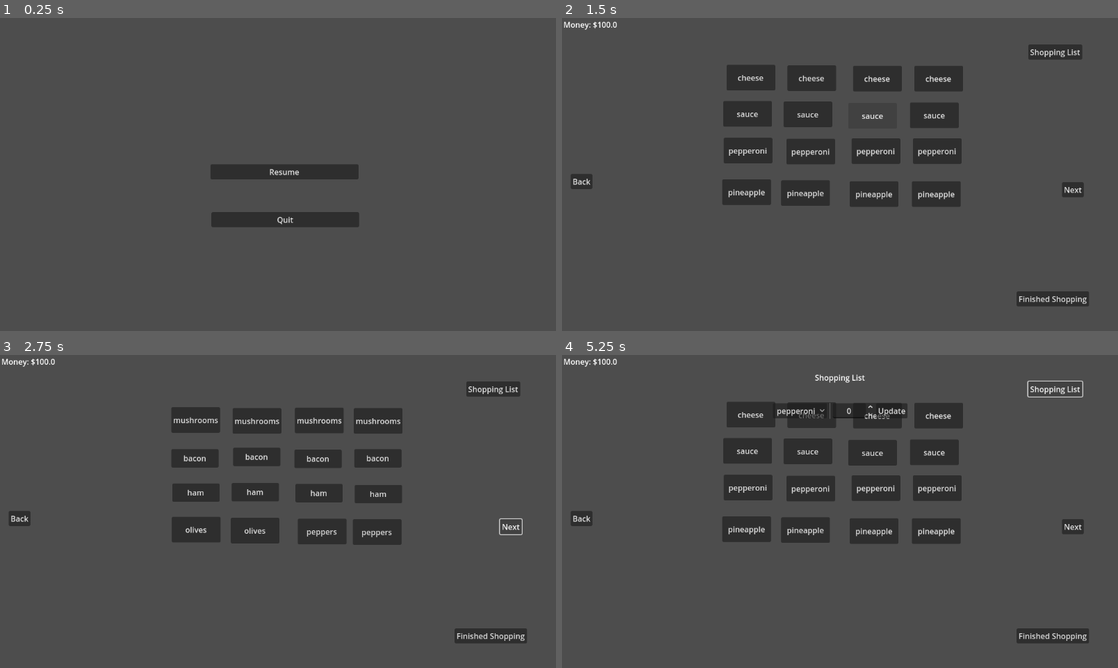
Above: before the commit, frames 1-4 (two rows, left to right).
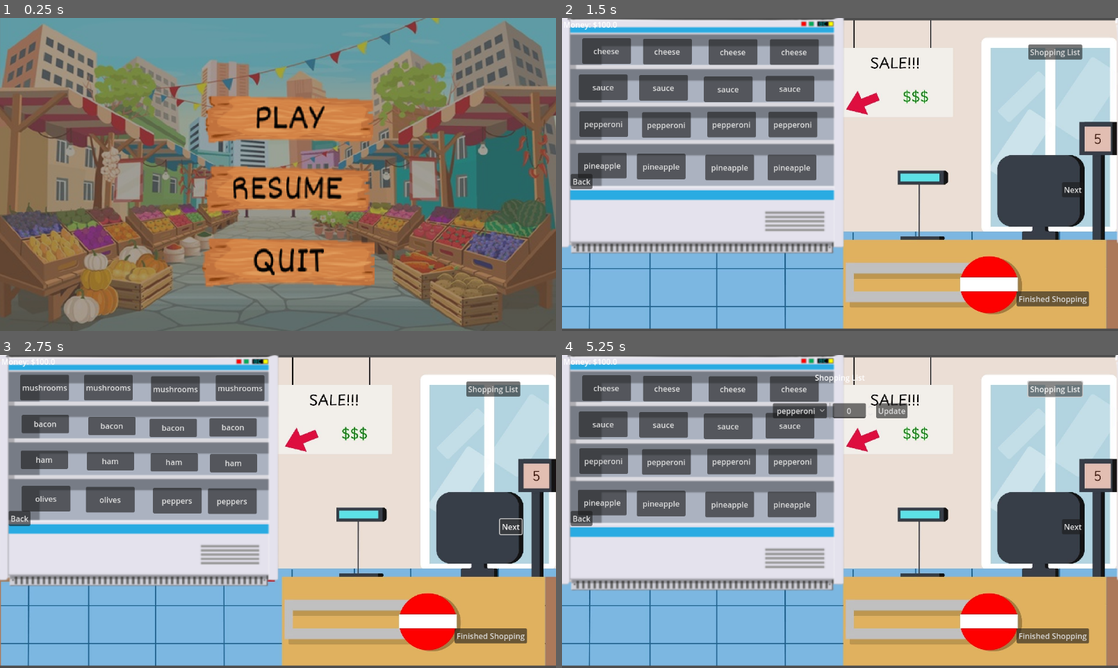
Above: after the commit, the same moments.

Repository: Leone2004/LandLockedLigersGame
Game: Godot game, scene res://Scenes/mainmenu.tscn
Two runs of this game, one before a commit and one after it. Both use one fixed random seed, a clock stepped at 60 frames per second and the inputs below. The engine's default icon, where the game draws it, is replaced by a stand-in: a white triangle on a blue panel in a dark square.
Inputs (mouse positions are in pixels of both pictures, inside the frame that each line leads up to; where the layout moved, square brackets give the same spot in the first picture):
- Up to frame 1 (0.25 s): no input
- Up to frame 2 (1.5 s): click (845, 190) [845, 171] at 0.5 s; click (851, 118) [845, 121] at 1.25 s
- Up to frame 3 (2.75 s): click "Next" at 2 s
- Up to frame 4 (5.25 s): click "Next" at 2.75 s; click "Finished Shopping" at 3.5 s; click "Done!" at 4.25 s; click "Shopping List" at 5 s

The runs differ from the first frame. In frame 1, 91% of the frame differs, in the area x 0-100%, y 0-100%; in frame 2, 85%; in frame 3, 87%; in frame 4, 85%.

Commit message:
adding the fun stuff

Diff:
--- a/cookingupsuccessgame/Main_Music.tscn
+++ b/cookingupsuccessgame/Main_Music.tscn
@@ -6,3 +6,4 @@
 stream = ExtResource("1_xrb1n")
 volume_db = -1.0
 autoplay = true
+max_distance = 100000.0
--- a/cookingupsuccessgame/Scenes/GroceryStore.tscn
+++ b/cookingupsuccessgame/Scenes/GroceryStore.tscn
@@ -1,7 +1,8 @@
-[gd_scene load_steps=4 format=3 uid="uid://ytwvoc765rk3"]
+[gd_scene load_steps=5 format=3 uid="uid://ytwvoc765rk3"]
 
 [ext_resource type="Script" uid="uid://brx8kajls5irq" path="res://Scripts/ShoppingStoreButtons.gd" id="1_6pps0"]
-[ext_resource type="Texture2D" uid="uid://bgetao2if1rhi" path="res://Art/Final Cooking up Success Image folder/Equipment/Shopping shelf.png" id="3_45mn4"]
+[ext_resource type="Texture2D" uid="uid://edyokx505sba" path="res://Art/Final Cooking up Success Image folder 2/Background images/Grocery Background.jpg" id="3_45mn4"]
+[ext_resource type="Texture2D" uid="uid://5gnwamavmr6o" path="res://Art/Final Cooking up Success Image folder 2/Equipment/Shopping shelf.png" id="3_bneo4"]
 [ext_resource type="PackedScene" uid="uid://dvhspowe5pn6t" path="res://Scenes/shopping_list.tscn" id="3_d07kg"]
 
 [node name="ShoppingScene" type="Node2D"]
@@ -62,10 +63,10 @@
 [node name="pepperoni" type="Button" parent="Control"]
 layout_mode = 1
 anchors_preset = -1
-anchor_left = -0.15
-anchor_top = -0.8
-anchor_right = -0.15
-anchor_bottom = -0.8
+anchor_left = -7.625
+anchor_top = -2.175
+anchor_right = -7.625
+anchor_bottom = -2.175
 offset_left = -235.0
 offset_top = -44.0
 offset_right = -134.0
@@ -76,10 +77,10 @@
 [node name="pepperoni2" type="Button" parent="Control"]
 layout_mode = 1
 anchors_preset = -1
-anchor_left = 0.15
-anchor_top = -0.75
-anchor_right = 0.15
-anchor_bottom = -0.75
+anchor_left = -7.325
+anchor_top = -2.125
+anchor_right = -7.325
+anchor_bottom = -2.125
 offset_left = -117.0
 offset_top = -44.0
 offset_right = -16.0
@@ -90,10 +91,10 @@
 [node name="pepperoni3" type="Button" parent="Control"]
 layout_mode = 1
 anchors_preset = -1
-anchor_left = -0.05
-anchor_top = -0.775
-anchor_right = -0.05
-anchor_bottom = -0.775
+anchor_left = -7.525
+anchor_top = -2.15
+anchor_right = -7.525
+anchor_bottom = -2.15
 offset_left = 26.0
 offset_top = -44.0
 offset_right = 127.0
@@ -104,10 +105,10 @@
 [node name="pepperoni4" type="Button" parent="Control"]
 layout_mode = 1
 anchors_preset = -1
-anchor_left = 0.2
-anchor_top = -0.775
-anchor_right = 0.2
-anchor_bottom = -0.775
+anchor_left = -7.275
+anchor_top = -2.15
+anchor_right = -7.275
+anchor_bottom = -2.15
 offset_left = 143.0
 offset_top = -44.0
 offset_right = 244.0
@@ -118,10 +119,10 @@
 [node name="cheese" type="Button" parent="Control"]
 layout_mode = 1
 anchors_preset = -1
-anchor_left = -0.075
-anchor_top = -1.3
-anchor_right = -0.075
-anchor_bottom = -1.3
+anchor_left = -7.55
+anchor_top = -2.675
+anchor_right = -7.55
+anchor_bottom = -2.675
 offset_left = -232.0
 offset_top = -175.0
 offset_right = -131.0
@@ -132,10 +133,10 @@
 [node name="cheese2" type="Button" parent="Control"]
 layout_mode = 1
 anchors_preset = -1
-anchor_left = 0.15
-anchor_top = -1.275
-anchor_right = 0.15
-anchor_bottom = -1.275
+anchor_left = -7.325
+anchor_top = -2.65
+anchor_right = -7.325
+anchor_bottom = -2.65
 offset_left = -115.0
 offset_top = -175.0
 offset_right = -14.0
@@ -146,10 +147,10 @@
 [node name="cheese3" type="Button" parent="Control"]
 layout_mode = 1
 anchors_preset = -1
-anchor_left = -0.05
-anchor_top = -1.275
-anchor_right = -0.05
-anchor_bottom = -1.275
+anchor_left = -7.525
+anchor_top = -2.65
+anchor_right = -7.525
+anchor_bottom = -2.65
 offset_left = 29.0
 offset_top = -174.0
 offset_right = 130.0
@@ -160,10 +161,10 @@
 [node name="cheese4" type="Button" parent="Control"]
 layout_mode = 1
 anchors_preset = -1
-anchor_left = 0.35
-anchor_top = -1.275
-anchor_right = 0.35
-anchor_bottom = -1.275
+anchor_left = -7.125
+anchor_top = -2.65
+anchor_right = -7.125
+anchor_bottom = -2.65
 offset_left = 140.0
 offset_top = -174.0
 offset_right = 241.0
@@ -174,8 +175,10 @@
 [node name="mushrooms" type="Button" parent="Control"]
 layout_mode = 1
 anchors_preset = -1
-anchor_top = -1.025
-anchor_bottom = -1.025
+anchor_left = -7.825
+anchor_top = -2.7
+anchor_right = -7.825
+anchor_bottom = -2.7
 offset_left = 931.0
 offset_top = -175.0
 offset_right = 1032.0
@@ -186,10 +189,10 @@
 [node name="mushrooms2" type="Button" parent="Control"]
 layout_mode = 1
 anchors_preset = -1
-anchor_left = 0.025
-anchor_top = -0.975
-anchor_right = 0.025
-anchor_bottom = -0.975
+anchor_left = -7.675
+anchor_top = -2.7
+anchor_right = -7.675
+anchor_bottom = -2.7
 offset_left = 1057.0
 offset_top = -175.0
 offset_right = 1158.0
@@ -200,8 +203,10 @@
 [node name="mushrooms3" type="Button" parent="Control"]
 layout_mode = 1
 anchors_preset = -1
-anchor_top = -1.0
-anchor_bottom = -1.0
+anchor_left = -7.45
+anchor_top = -2.625
+anchor_right = -7.45
+anchor_bottom = -2.625
 offset_left = 1187.0
 offset_top = -175.0
 offset_right = 1288.0
@@ -212,10 +217,10 @@
 [node name="mushrooms4" type="Button" parent="Control"]
 layout_mode = 1
 anchors_preset = -1
-anchor_left = 0.225
-anchor_top = -0.95
-anchor_right = 0.225
-anchor_bottom = -0.95
+anchor_left = -6.925
+anchor_top = -2.65
+anchor_right = -6.925
+anchor_bottom = -2.65
 offset_left = 1300.0
 offset_top = -176.0
 offset_right = 1401.0
@@ -226,10 +231,10 @@
 [node name="pineapple" type="Button" parent="Control"]
 layout_mode = 1
 anchors_preset = -1
-anchor_left = -0.2
-anchor_top = -0.4
-anchor_right = -0.2
-anchor_bottom = -0.4
+anchor_left = -7.675
+anchor_top = -1.775
+anchor_right = -7.675
+anchor_bottom = -1.775
 offset_left = -236.0
 offset_top = 26.0
 offset_right = -135.0
@@ -240,10 +245,10 @@
 [node name="pineapple2" type="Button" parent="Control"]
 layout_mode = 1
 anchors_preset = -1
-anchor_left = 0.05
-anchor_top = -0.35
-anchor_right = 0.05
-anchor_bottom = -0.35
+anchor_left = -7.425
+anchor_top = -1.725
+anchor_right = -7.425
+anchor_bottom = -1.725
 offset_left = -124.0
 offset_top = 26.0
 offset_right = -23.0
@@ -254,8 +259,10 @@
 [node name="pineapple3" type="Button" parent="Control"]
 layout_mode = 1
 anchors_preset = -1
-anchor_top = -0.3
-anchor_bottom = -0.3
+anchor_left = -7.475
+anchor_top = -1.675
+anchor_right = -7.475
+anchor_bottom = -1.675
 offset_left = 20.0
 offset_top = 26.0
 offset_right = 121.0
@@ -266,10 +273,10 @@
 [node name="pineapple4" type="Button" parent="Control"]
 layout_mode = 1
 anchors_preset = -1
-anchor_left = 0.25
-anchor_top = -0.3
-anchor_right = 0.25
-anchor_bottom = -0.3
+anchor_left = -7.225
+anchor_top = -1.675
+anchor_right = -7.225
+anchor_bottom = -1.675
 offset_left = 139.0
 offset_top = 26.0
 offset_right = 240.0
@@ -280,10 +287,10 @@
 [node name="sauce" type="Button" parent="Control"]
 layout_mode = 1
 anchors_preset = -1
-anchor_left = -0.1
-anchor_top = -1.05
-anchor_right = -0.1
-anchor_bottom = -1.05
+anchor_left = -7.575
+anchor_top = -2.425
+anchor_right = -7.575
+anchor_bottom = -2.425
 offset_left = -238.0
 offset_top = -110.0
 offset_right = -137.0
@@ -294,10 +301,10 @@
 [node name="sauce2" type="Button" parent="Control"]
 layout_mode = 1
 anchors_preset = -1
-anchor_left = 0.125
-anchor_top = -1.075
-anchor_right = 0.125
-anchor_bottom = -1.075
+anchor_left = -7.35
+anchor_top = -2.45
+anchor_right = -7.35
+anchor_bottom = -2.45
 offset_left = -122.0
 offset_top = -108.0
 offset_right = -21.0
@@ -308,10 +315,10 @@
 [node name="sauce3" type="Button" parent="Control"]
 layout_mode = 1
 anchors_preset = -1
-anchor_left = -0.075
-anchor_top = -1.0
-anchor_right = -0.075
-anchor_bottom = -1.0
+anchor_left = -7.55
+anchor_top = -2.375
+anchor_right = -7.55
+anchor_bottom = -2.375
 offset_left = 20.0
 offset_top = -108.0
 offset_right = 121.0
@@ -322,10 +329,10 @@
 [node name="sauce4" type="Button" parent="Control"]
 layout_mode = 1
 anchors_preset = -1
-anchor_left = 0.2
-anchor_top = -1.025
-anchor_right = 0.2
-anchor_bottom = -1.025
+anchor_left = -7.275
+anchor_top = -2.4
+anchor_right = -7.275
+anchor_bottom = -2.4
 offset_left = 137.0
 offset_top = -108.0
 offset_right = 238.0
@@ -334,7 +341,12 @@
 metadata/_edit_use_anchors_ = true
 
 [node name="olives" type="Button" parent="Control"]
-layout_mode = 0
+layout_mode = 1
+anchors_preset = -1
+anchor_left = -7.775
+anchor_top = -1.6
+anchor_right = -7.775
+anchor_bottom = -1.6
 offset_left = 932.0
 offset_top = 11.0
 offset_right = 1033.0
@@ -345,10 +357,10 @@
 [node name="olives2" type="Button" parent="Control"]
 layout_mode = 1
 anchors_preset = -1
-anchor_left = -0.1
-anchor_top = 0.05
-anchor_right = -0.1
-anchor_bottom = 0.05
+anchor_left = -7.6
+anchor_top = -1.55
+anchor_right = -7.6
+anchor_bottom = -1.55
 offset_left = 1058.0
 offset_top = 11.0
 offset_right = 1159.0
@@ -359,10 +371,10 @@
 [node name="peppers" type="Button" parent="Control"]
 layout_mode = 1
 anchors_preset = -1
-anchor_left = 0.4
-anchor_top = 0.05
-anchor_right = 0.4
-anchor_bottom = 0.05
+anchor_left = -7.1
+anchor_top = -1.55
+anchor_right = -7.1
+anchor_bottom = -1.55
 offset_left = 1177.0
 offset_top = 13.0
 offset_right = 1278.0
@@ -373,10 +385,10 @@
 [node name="peppers2" type="Button" parent="Control"]
 layout_mode = 1
 anchors_preset = -1
-anchor_left = 0.225
-anchor_top = 0.05
-anchor_right = 0.225
-anchor_bottom = 0.05
+anchor_left = -7.275
+anchor_top = -1.55
+anchor_right = -7.275
+anchor_bottom = -1.55
 offset_left = 1298.0
 offset_top = 14.0
 offset_right = 1399.0
@@ -387,10 +399,10 @@
 [node name="bacon" type="Button" parent="Control"]
 layout_mode = 1
 anchors_preset = -1
-anchor_left = -0.1
-anchor_top = -0.925
-anchor_right = -0.1
-anchor_bottom = -0.925
+anchor_left = -7.85
+anchor_top = -2.7
+anchor_right = -7.85
+anchor_bottom = -2.7
 offset_left = 935.0
 offset_top = -92.0
 offset_right = 1033.0
@@ -402,10 +414,10 @@
 [node name="bacon2" type="Button" parent="Control"]
 layout_mode = 1
 anchors_preset = -1
-anchor_left = 0.05
-anchor_top = -1.0
-anchor_right = 0.05
-anchor_bottom = -1.0
+anchor_left = -7.45
+anchor_top = -2.6
+anchor_right = -7.45
+anchor_bottom = -2.6
 offset_left = 1057.0
 offset_top = -92.0
 offset_right = 1155.0
@@ -417,10 +429,10 @@
 [node name="bacon3" type="Button" parent="Control"]
 layout_mode = 1
 anchors_preset = -1
-anchor_left = -0.025
-anchor_top = -0.9
-anchor_right = -0.025
-anchor_bottom = -0.9
+anchor_left = -7.525
+anchor_top = -2.5
+anchor_right = -7.525
+anchor_bottom = -2.5
 offset_left = 1187.0
 offset_top = -92.0
 offset_right = 1285.0
@@ -432,10 +444,10 @@
 [node name="bacon4" type="Button" parent="Control"]
 layout_mode = 1
 anchors_preset = -1
-anchor_left = 0.2
-anchor_top = -0.925
-anchor_right = 0.2
-anchor_bottom = -0.925
+anchor_left = -7.3
+anchor_top = -2.525
+anchor_right = -7.3
+anchor_bottom = -2.525
 offset_left = 1302.0
 offset_top = -92.0
 offset_right = 1400.0
@@ -447,10 +459,10 @@
 [node name="ham" type="Button" parent="Control"]
 layout_mode = 1
 anchors_preset = -1
-anchor_left = -0.025
-anchor_top = -0.6
-anchor_right = -0.025
-anchor_bottom = -0.6
+anchor_left = -7.875
+anchor_top = -2.3
+anchor_right = -7.875
+anchor_bottom = -2.3
 offset_left = 934.0
 offset_top = -34.0
 offset_right = 1032.0
@@ -461,10 +473,10 @@
 [node name="ham2" type="Button" parent="Control"]
 layout_mode = 1
 anchors_preset = -1
-anchor_left = -0.025
-anchor_top = -0.625
-anchor_right = -0.025
-anchor_bottom = -0.625
+anchor_left = -7.525
+anchor_top = -2.225
+anchor_right = -7.525
+anchor_bottom = -2.225
 offset_left = 1057.0
 offset_top = -34.0
 offset_right = 1155.0
@@ -475,10 +487,10 @@
 [node name="ham3" type="Button" parent="Control"]
 layout_mode = 1
 anchors_preset = -1
-anchor_left = 0.1
-anchor_top = -0.5
-anchor_right = 0.1
-anchor_bottom = -0.5
+anchor_left = -7.4
+anchor_top = -2.1
+anchor_right = -7.4
+anchor_bottom = -2.1
 offset_left = 1184.0
 offset_top = -37.0
 offset_right = 1282.0
@@ -489,10 +501,10 @@
 [node name="ham4" type="Button" parent="Control"]
 layout_mode = 1
 anchors_preset = -1
-anchor_left = 0.3
-anchor_top = -0.525
-anchor_right = 0.3
-anchor_bottom = -0.525
+anchor_left = -7.2
+anchor_top = -2.125
+anchor_right = -7.2
+anchor_bottom = -2.125
 offset_left = 1299.0
 offset_top = -34.0
 offset_right = 1397.0
@@ -503,10 +515,10 @@
 [node name="anchovies" type="Button" parent="Control"]
 layout_mode = 1
 anchors_preset = -1
-anchor_left = -0.025
-anchor_top = -0.1
-anchor_right = -0.025
-anchor_bottom = -0.1
+anchor_left = -7.675
+anchor_top = -3.75
+anchor_right = -7.675
+anchor_bottom = -3.75
 offset_left = 2337.0
 offset_top = -52.0
 offset_right = 2435.0
@@ -517,10 +529,10 @@
 [node name="anchovies2" type="Button" parent="Control"]
 layout_mode = 1
 anchors_preset = -1
-anchor_left = 0.025
-anchor_top = -0.1
-anchor_right = 0.025
-anchor_bottom = -0.1
+anchor_left = -7.125
+anchor_top = -3.675
+anchor_right = -7.125
+anchor_bottom = -3.675
 offset_left = 2453.0
 offset_top = -52.0
 offset_right = 2551.0
@@ -531,8 +543,10 @@
 [node name="garlic" type="Button" parent="Control"]
 layout_mode = 1
 anchors_preset = -1
-anchor_top = -0.1
-anchor_bottom = -0.1
+anchor_left = -8.05
+anchor_top = -3.625
+anchor_right = -8.05
+anchor_bottom = -3.625
 offset_left = 2095.0
 offset_top = 22.0
 offset_right = 2193.0
@@ -543,10 +557,10 @@
 [node name="garlic2" type="Button" parent="Control"]
 layout_mode = 1
 anchors_preset = -1
-anchor_left = 0.025
-anchor_top = -0.075
-anchor_right = 0.025
-anchor_bottom = -0.075
+anchor_left = -8.0
+anchor_top = -3.625
+anchor_right = -8.0
+anchor_bottom = -3.625
 offset_left = 2219.0
 offset_top = 22.0
 offset_right = 2317.0
@@ -557,10 +571,10 @@
 [node name="tomato" type="Button" parent="Control"]
 layout_mode = 1
 anchors_preset = -1
-anchor_left = -0.025
-anchor_top = -0.075
-anchor_right = -0.025
-anchor_bottom = -0.075
+anchor_left = -7.75
+anchor_top = -3.65
+anchor_right = -7.75
+anchor_bottom = -3.65
 offset_left = 2339.0
 offset_top = 21.0
 offset_right = 2437.0
@@ -571,8 +585,10 @@
 [node name="tomato2" type="Button" parent="Control"]
 layout_mode = 1
 anchors_preset = -1
-anchor_top = -0.1
-anchor_bottom = -0.1
+anchor_left = -7.15
+anchor_top = -3.6
+anchor_right = -7.15
+anchor_bottom = -3.6
 offset_left = 2452.0
 offset_top = 21.0
 offset_right = 2550.0
@@ -583,8 +599,10 @@
 [node name="onion" type="Button" parent="Control"]
 layout_mode = 1
 anchors_preset = -1
-anchor_top = -0.15
-anchor_bottom = -0.15
+anchor_left = -8.15
+anchor_top = -3.775
+anchor_right = -8.15
+anchor_bottom = -3.775
 offset_left = 2098.0
 offset_top = -51.0
 offset_right = 2196.0
@@ -595,8 +613,10 @@
 [node name="onion2" type="Button" parent="Control"]
 layout_mode = 1
 anchors_preset = -1
-anchor_top = -0.125
-anchor_bottom = -0.125
+anchor_left = -8.075
+anchor_top = -3.725
+anchor_right = -8.075
+anchor_bottom = -3.725
 offset_left = 2221.0
 offset_top = -51.0
 offset_right = 2319.0
@@ -607,8 +627,10 @@
 [node name="sausage" type="Button" parent="Control"]
 layout_mode = 1
 anchors_preset = -1
-anchor_top = -0.375
-anchor_bottom = -0.375
+anchor_left = -8.225
+anchor_top = -4.0
+anchor_right = -8.225
+anchor_bottom = -4.0
 offset_left = 2100.0
 offset_top = -114.0
 offset_right = 2198.0
@@ -619,8 +641,10 @@
 [node name="sausage2" type="Button" parent="Control"]
 layout_mode = 1
 anchors_preset = -1
-anchor_top = -0.325
-anchor_bottom = -0.325
+anchor_left = -8.175
+anchor_top = -4.0
+anchor_right = -8.175
+anchor_bottom = -4.0
 offset_left = 2222.0
 offset_top = -114.0
 offset_right = 2320.0
@@ -631,10 +655,10 @@
 [node name="sausage3" type="Button" parent="Control"]
 layout_mode = 1
 anchors_preset = -1
-anchor_left = 0.05
-anchor_top = -0.275
-anchor_right = 0.05
-anchor_bottom = -0.275
+anchor_left = -7.675
+anchor_top = -4.0
+anchor_right = -7.675
+anchor_bottom = -4.0
 offset_left = 2337.0
 offset_top = -114.0
 offset_right = 2435.0
@@ -645,10 +669,10 @@
 [node name="sausage4" type="Button" parent="Control"]
 layout_mode = 1
 anchors_preset = -1
-anchor_left = 0.025
-anchor_top = -0.35
-anchor_right = 0.025
-anchor_bottom = -0.35
+anchor_left = -7.075
+anchor_top = -3.975
+anchor_right = -7.075
+anchor_bottom = -3.975
 offset_left = 2453.0
 offset_top = -114.0
 offset_right = 2551.0
@@ -662,22 +686,44 @@
 
 [node name="ShoppingShelf" type="Sprite2D" parent="."]
 z_index = -1
-position = Vector2(1, -3)
-scale = Vector2(1.494, 1.33)
+position = Vector2(-284, -56.75)
+scale = Vector2(1.494, 1.359)
+texture = ExtResource("3_bneo4")
+metadata/_edit_lock_ = true
+
+[node name="ShoppingShelf" type="Sprite2D" parent="ShoppingShelf"]
+position = Vector2(769.076, -3.1273)
+scale = Vector2(0.985612, 0.978365)
+texture = ExtResource("3_bneo4")
+metadata/_edit_lock_ = true
+
+[node name="ShoppingShelf" type="Sprite2D" parent="ShoppingShelf/ShoppingShelf"]
+position = Vector2(783.02, -1.50422)
+scale = Vector2(0.985612, 0.978365)
+texture = ExtResource("3_bneo4")
+metadata/_edit_lock_ = true
+
+[node name="GroceryBackground" type="Sprite2D" parent="."]
+z_index = -2
+texture_filter = 1
+position = Vector2(1.24998, 7.62939e-06)
+scale = Vector2(0.600781, 0.590741)
 texture = ExtResource("3_45mn4")
 metadata/_edit_lock_ = true
 
-[node name="ShoppingShelf" type="Sprite2D" parent="ShoppingShelf"]
-z_index = -1
-position = Vector2(775.77, 3.00752)
-scale = Vector2(0.985612, 0.978365)
+[node name="GroceryBackground2" type="Sprite2D" parent="."]
+z_index = -2
+texture_filter = 1
+position = Vector2(1155, -9.53674e-07)
+scale = Vector2(0.600781, 0.590741)
 texture = ExtResource("3_45mn4")
 metadata/_edit_lock_ = true
 
-[node name="ShoppingShelf" type="Sprite2D" parent="ShoppingShelf/ShoppingShelf"]
-z_index = -1
-position = Vector2(774.191, 1.53701)
-scale = Vector2(0.985612, 0.978365)
+[node name="GroceryBackground3" type="Sprite2D" parent="."]
+z_index = -2
+texture_filter = 1
+position = Vector2(2309, 7.10543e-15)
+scale = Vector2(0.600781, 0.590741)
 texture = ExtResource("3_45mn4")
 metadata/_edit_lock_ = true
 
--- a/cookingupsuccessgame/Scenes/mainmenu.tscn
+++ b/cookingupsuccessgame/Scenes/mainmenu.tscn
@@ -1,8 +1,10 @@
-[gd_scene load_steps=4 format=3 uid="uid://b24md2q3ym4fa"]
+[gd_scene load_steps=6 format=3 uid="uid://b24md2q3ym4fa"]
 
 [ext_resource type="Script" uid="uid://c8hiwj8hvukla" path="res://Scripts/mainmenu.gd" id="1_pposm"]
-[ext_resource type="Texture2D" uid="uid://wnxplrpqnhnd" path="res://Art/Final Cooking up Success Image folder/Main Menu page/play_button.png" id="2_rtnl3"]
-[ext_resource type="Texture2D" uid="uid://bblbk2icd1mb7" path="res://Art/Final Cooking up Success Image folder/Main Menu page/Main_Menu_Background.png" id="2_web8u"]
+[ext_resource type="Texture2D" uid="uid://bxanlmp5eqy7g" path="res://Art/Final Cooking up Success Image folder 2/Main Menu page/Play_Button.png" id="2_lah54"]
+[ext_resource type="Texture2D" uid="uid://dhojgsy72qx7u" path="res://Art/Final Cooking up Success Image folder 2/Main Menu page/Quit_Button.png" id="3_5326e"]
+[ext_resource type="Texture2D" uid="uid://c8t6otjqd67vj" path="res://Art/Final Cooking up Success Image folder 2/Main Menu page/Resume_Button.png" id="4_l2o7r"]
+[ext_resource type="Texture2D" uid="uid://bd0nb5upkqux8" path="res://Art/Final Cooking up Success Image folder 2/Main Menu page/Main_Menu_Background_Rec.png" id="5_juwjy"]
 
 [node name="MainMenu" type="Control"]
 layout_mode = 3
@@ -14,43 +16,53 @@
 script = ExtResource("1_pposm")
 
 [node name="StartButton" type="Button" parent="."]
+texture_filter = 1
 layout_mode = 1
 anchors_preset = 8
 anchor_left = 0.5
 anchor_top = 0.5
 anchor_right = 0.5
 anchor_bottom = 0.5
-offset_left = -98.0
-offset_top = -166.0
-offset_right = 310.0
-offset_bottom = 34.0
+offset_left = -174.0
+offset_top = -212.0
+offset_right = 576.0
+offset_bottom = 148.0
 grow_horizontal = 2
 grow_vertical = 2
 scale = Vector2(0.5, 0.5)
 theme_override_colors/font_hover_color = Color(0.152, 0.644237, 1.34766e-06, 1)
-icon = ExtResource("2_rtnl3")
+icon = ExtResource("2_lah54")
 flat = true
+icon_alignment = 1
+expand_icon = true
 
 [node name="QuitButton" type="Button" parent="."]
+texture_filter = 1
 layout_mode = 0
-offset_left = -138.0
-offset_top = 78.0
-offset_right = 168.0
-offset_bottom = 109.0
+offset_left = -171.0
+offset_top = 129.0
+offset_right = 212.0
+offset_bottom = 244.0
 theme_override_colors/font_hover_color = Color(1, 0, 0, 1)
-text = "Quit
-"
+icon = ExtResource("3_5326e")
+flat = true
+icon_alignment = 1
+expand_icon = true
 
 [node name="ResumeButton" type="Button" parent="."]
+texture_filter = 1
 layout_mode = 1
 anchors_preset = -1
 anchor_right = 3.462
 anchor_bottom = 5.254
-offset_left = -140.0
-offset_top = -21.0
-offset_right = 76.988
-offset_bottom = -63.556
-text = "Resume"
+offset_left = -170.0
+offset_top = -41.0
+offset_right = 111.988
+offset_bottom = 31.444
+icon = ExtResource("4_l2o7r")
+flat = true
+icon_alignment = 1
+expand_icon = true
 
 [node name="Camera2D" type="Camera2D" parent="."]
 
@@ -68,7 +80,7 @@
 anchor_top = 0.1
 anchor_right = 0.9
 anchor_bottom = 0.25
-text = "Resume"
+icon = ExtResource("4_l2o7r")
 
 [node name="SaveButton" type="Button" parent="PauseMenu"]
 layout_mode = 0
@@ -89,9 +101,9 @@
 [node name="MainMenuBackground" type="Sprite2D" parent="."]
 z_index = -1
 texture_filter = 1
-position = Vector2(-16, -2)
-scale = Vector2(1.50576, 1.23265)
-texture = ExtResource("2_web8u")
+position = Vector2(-1.50003, -1.50001)
+scale = Vector2(1.04896, 0.952035)
+texture = ExtResource("5_juwjy")
 metadata/_edit_lock_ = true
 
 [connection signal="pressed" from="StartButton" to="." method="_on_start_button_pressed"]
--- a/cookingupsuccessgame/Scenes/oven_scene.tscn
+++ b/cookingupsuccessgame/Scenes/oven_scene.tscn
@@ -1,6 +1,6 @@
 [gd_scene load_steps=3 format=3 uid="uid://wjye2oajgcmk"]
 
-[ext_resource type="Texture2D" uid="uid://bj3o3hv506nc7" path="res://Art/Final Cooking up Success Image folder/Equipment/Pizza Oven Option 1.png" id="1_2w1kf"]
+[ext_resource type="Texture2D" uid="uid://eokxplwjsapr" path="res://Art/Final Cooking up Success Image folder 2/Equipment/Pizza Oven Option 2.png" id="1_2w1kf"]
 
 [sub_resource type="RectangleShape2D" id="RectangleShape2D_2w1kf"]
 size = Vector2(474, 454)
@@ -10,9 +10,13 @@
 [node name="Unknown" type="Sprite2D" parent="."]
 position = Vector2(1.96286, -1.71627)
 scale = Vector2(1.23215, 1.10913)
-texture = ExtResource("1_2w1kf")
 
 [node name="Area2D" type="Area2D" parent="." groups=["oven"]]
 
 [node name="CollisionShape2D" type="CollisionShape2D" parent="Area2D"]
 shape = SubResource("RectangleShape2D_2w1kf")
+
+[node name="PizzaOvenOption2" type="Sprite2D" parent="."]
+position = Vector2(71, -122)
+scale = Vector2(1.794, 2.053)
+texture = ExtResource("1_2w1kf")
Not shown, added: cookingupsuccessgame/Art/Final Cooking up Success Image folder 2/Background images/Grocery Background.jpg.import
Not shown, added: cookingupsuccessgame/Art/Final Cooking up Success Image folder 2/Background images/Receipt_Page_Background.png.import
Not shown, added: cookingupsuccessgame/Art/Final Cooking up Success Image folder 2/Characters/hero_black.png.import
Not shown, added: cookingupsuccessgame/Art/Final Cooking up Success Image folder 2/Characters/hero_black_cat.png.import
Not shown, added: cookingupsuccessgame/Art/Final Cooking up Success Image folder 2/Characters/hero_blue.png.import
Not shown, added: cookingupsuccessgame/Art/Final Cooking up Success Image folder 2/Characters/hero_blue_orange.png.import
Not shown, added: cookingupsuccessgame/Art/Final Cooking up Success Image folder 2/Characters/hero_green.png.import
Not shown, added: cookingupsuccessgame/Art/Final Cooking up Success Image folder 2/Characters/hero_orange.png.import
Not shown, added: cookingupsuccessgame/Art/Final Cooking up Success Image folder 2/Characters/hero_pink.png.import
Not shown, added: cookingupsuccessgame/Art/Final Cooking up Success Image folder 2/Characters/hero_red.png.import
Not shown, added: cookingupsuccessgame/Art/Final Cooking up Success Image folder 2/Characters/monster_green.png.import
Not shown, added: cookingupsuccessgame/Art/Final Cooking up Success Image folder 2/Checkout Page/Checkout_Page_Background.png.import
(and 27 more such lines)
